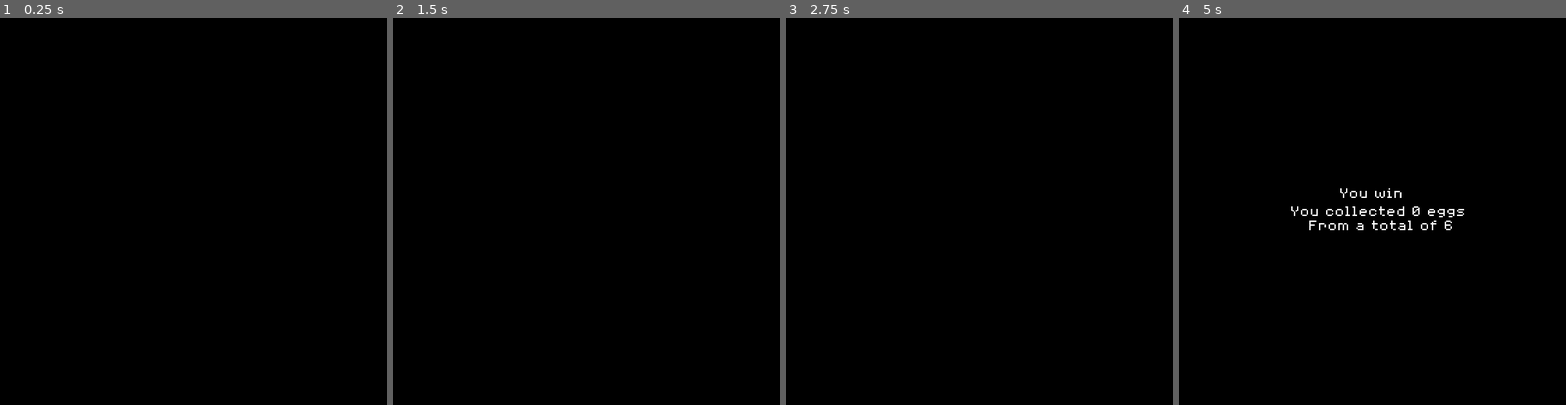
Above: before the commit, frames 1-4 (left to right).
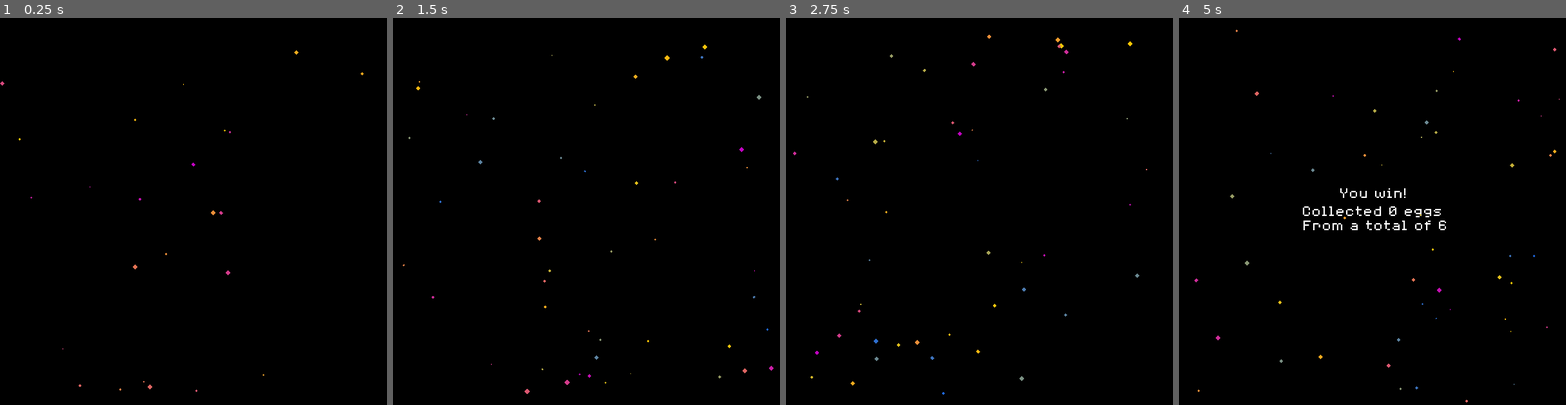
Above: after the commit, the same moments.

Repository: Morelatto/Galinha
Game: Godot game, scene res://Scenes/Stages/End.tscn
The game is run twice, just before and just after one commit, with the same random seed, the same clock (stepped at 60 frames per second) and the same inputs. This scene is started directly instead of the project's main scene. The engine's default icon, where the game draws it, is replaced by a stand-in: a white triangle on a blue panel in a dark square.
Inputs (mouse positions are in pixels of both pictures, inside the frame that each line leads up to):
- Up to frame 1 (0.25 s): no input
- Up to frame 2 (1.5 s): move the mouse to (671, 192) at 0.52 s; move the mouse to (509, 230) at 1.27 s
- Up to frame 3 (2.75 s): move the mouse to (1018, 126) at 2.02 s
- Up to frame 4 (5 s): move the mouse to (1353, 288) at 2.77 s; move the mouse to (1488, 269) at 3.52 s; move the mouse to (1256, 153) at 4.27 s

The runs differ from the first frame. In frame 1, less than 0.1% of the frame differs, in the area x 0-94%, y 8-97%; in frame 2, 0.2%; in frame 3, 0.2%; in frame 4, 1.2%, in the area x 4-99%, y 3-100%.

Commit message:
Added progress bar, particles on end and bigger title screen buttons.

Diff:
--- a/Scenes/Entities/Chicken.tscn
+++ b/Scenes/Entities/Chicken.tscn
@@ -97,6 +97,7 @@
 z_index = 6
 frames = SubResource( 14 )
 animation = "Idle"
+frame = 2
 playing = true
 
 [node name="CollisionHead" type="CollisionShape2D" parent="."]
--- a/Scenes/Entities/Egg.tscn
+++ b/Scenes/Entities/Egg.tscn
@@ -6,6 +6,7 @@
 [sub_resource type="RectangleShape2D" id=1]
 
 [node name="Egg" type="Node2D"]
+z_index = 3
 script = ExtResource( 2 )
 
 [node name="egg" type="Sprite" parent="."]
--- a/Scenes/Entities/Ghost.tscn
+++ b/Scenes/Entities/Ghost.tscn
@@ -148,7 +148,7 @@
 z_index = 10
 frames = SubResource( 5 )
 animation = "idle"
-frame = 5
+frame = 2
 playing = true
 
 [node name="AnimationPlayer" type="AnimationPlayer" parent="."]
--- a/Scenes/Stages/End.tscn
+++ b/Scenes/Stages/End.tscn
@@ -1,8 +1,28 @@
-[gd_scene load_steps=4 format=2]
+[gd_scene load_steps=7 format=2]
 
 [ext_resource path="res://icon.png" type="Texture" id=1]
 [ext_resource path="res://Scripts/Controllers/EndController.gd" type="Script" id=2]
 [ext_resource path="res://Resources/8bitdynamic.tres" type="DynamicFont" id=3]
+
+[sub_resource type="Gradient" id=1]
+offsets = PoolRealArray( 0, 0, 0.474359, 1 )
+colors = PoolColorArray( 1, 0, 0, 1, 0.760784, 0.0156863, 0.760784, 1, 1, 0.796078, 0, 1, 0.0666667, 0.384314, 0.929412, 1 )
+
+[sub_resource type="GradientTexture" id=2]
+gradient = SubResource( 1 )
+
+[sub_resource type="ParticlesMaterial" id=3]
+emission_shape = 2
+emission_box_extents = Vector3( 300, 300, 0 )
+flag_disable_z = true
+gravity = Vector3( 0, 98, 0 )
+orbit_velocity = 0.0
+orbit_velocity_random = 0.0
+angle = 45.0
+scale = 6.0
+scale_random = 1.0
+color_ramp = SubResource( 2 )
+hue_variation_random = 1.0
 
 [node name="End" type="Control"]
 script = ExtResource( 2 )
@@ -13,6 +33,9 @@
 [node name="Background" type="Control" parent="."]
 margin_right = 40.0
 margin_bottom = 40.0
+__meta__ = {
+"_edit_use_anchors_": false
+}
 
 [node name="Sprite" type="Sprite" parent="Background"]
 modulate = Color( 0, 0, 0, 1 )
@@ -27,19 +50,31 @@
 
 [node name="LabelWin" type="Label" parent="LabelWin"]
 custom_fonts/font = ExtResource( 3 )
-text = "You win"
+text = "You win!"
 __meta__ = {
 "_edit_use_anchors_": false
 }
 
 [node name="LabelWin2" type="Node2D" parent="."]
 visible = false
-position = Vector2( -128.15, -8.80075 )
+position = Vector2( -110, -8.801 )
 
 [node name="LabelWin" type="Label" parent="LabelWin2"]
 custom_fonts/font = ExtResource( 3 )
-text = "You collected X eggs
+text = "Collected X eggs
 From a total of X"
+align = 1
+__meta__ = {
+"_edit_use_anchors_": false
+}
+
+[node name="LabelWin3" type="Node2D" parent="."]
+visible = false
+position = Vector2( -120, 50 )
+
+[node name="LabelWin" type="Label" parent="LabelWin3"]
+custom_fonts/font = ExtResource( 3 )
+text = "Thanks for playing!"
 align = 1
 __meta__ = {
 "_edit_use_anchors_": false
@@ -47,3 +82,8 @@
 
 [node name="Camera2D" type="Camera2D" parent="."]
 current = true
+
+[node name="Particles2D" type="Particles2D" parent="."]
+amount = 50
+speed_scale = 2.0
+process_material = SubResource( 3 )
--- a/Scenes/Stages/Title2.tscn
+++ b/Scenes/Stages/Title2.tscn
@@ -92,7 +92,7 @@
 "times": PoolRealArray( 10, 11 ),
 "transitions": PoolRealArray( 1, 1 ),
 "update": 0,
-"values": [ Vector2( 260, 600 ), Vector2( 260, 300 ) ]
+"values": [ Vector2( 245, 600 ), Vector2( 245, 300 ) ]
 }
 tracks/6/type = "value"
 tracks/6/path = NodePath("Title:rect_position")
@@ -233,10 +233,10 @@
 playback/repeat = true
 
 [node name="Buttons" type="Control" parent="."]
-margin_left = 260.0
+margin_left = 245.0
 margin_top = 600.0
-margin_right = 360.0
-margin_bottom = 765.0
+margin_right = 375.0
+margin_bottom = 815.0
 __meta__ = {
 "_edit_group_": true,
 "_edit_use_anchors_": false
@@ -245,7 +245,7 @@
 [node name="TextureRect" type="TextureRect" parent="Buttons"]
 margin_right = 64.0
 margin_bottom = 109.0
-rect_scale = Vector2( 1.5, 1.5 )
+rect_scale = Vector2( 2, 2 )
 texture = ExtResource( 6 )
 __meta__ = {
 "_edit_use_anchors_": false
--- a/Scenes/Stages/World_0.tscn
+++ b/Scenes/Stages/World_0.tscn
@@ -19,9 +19,6 @@
 [sub_resource type="RectangleShape2D" id=2]
 extents = Vector2( 10, 174.239 )
 
-[sub_resource type="RectangleShape2D" id=3]
-extents = Vector2( 74.1688, 55.9792 )
-
 [node name="World" type="Node2D"]
 
 [node name="UILayer" parent="." instance=ExtResource( 8 )]
@@ -34,12 +31,11 @@
 position = Vector2( 0, -104 )
 
 [node name="CaveTileMap" type="TileMap" parent="Map"]
-z_index = 5
 tile_set = ExtResource( 3 )
 cell_size = Vector2( 16, 16 )
 collision_friction = 0.6
 format = 1
-tile_data = PoolIntArray( -12845053, 1, 0, -12845025, 1, 0,  …(26793 unchanged characters)… 65538, -6881279, 1, 65536, -6881278, 1, 65539, -6881277, 1, 1, -6881276, 1, 1, -6881275, 1, 2, -6881269, 1, 65536, -6881268, 1, 3, -6 …(38108 unchanged characters)…
+tile_data = PoolIntArray( -12845053, 1, 0, -12845025, 1, 0,  …(26793 unchanged characters)… 65538, -6881279, 1, 65536, -6881278, 1, 131074, -6881269, 1, 65536, -6881268, 1, 3, -6 …(38108 unchanged characters)…
 
 [node name="RopeTileMap" parent="Map" instance=ExtResource( 5 )]
 tile_data = PoolIntArray( -12845052, 5, 0, -12845051, 4, 0, -12845050, 4, 0, -12845049, 4, 0, -12845048, 4, 0, -1284504 …(1368 unchanged characters)…
@@ -58,7 +54,7 @@
 cell_size = Vector2( 16, 16 )
 collision_friction = 0.9
 format = 1
-tile_data = PoolIntArray( -14090242, 0, 0, -14090241, 0, 2,  …(44408 unchanged characters)… 6, -2621441, 0, 65537, -2686976, 0, 65537, -2686975, 0, 65537, -2686974, 0, 65538 …(33773 unchanged characters)…
+tile_data = PoolIntArray( -14090242, 0, 0, -14090241, 0, 2,  …(44408 unchanged characters)… 6, -2621441, 0, 65537, -2686976, 0, 65539, -2686975, 0, 65537, -2686974, 0, 65538 …(33773 unchanged characters)…
 
 [node name="GrassTreeTileMap" type="TileMap" parent="Map"]
 z_index = 5
@@ -76,7 +72,7 @@
 position = Vector2( -64, -88 )
 
 [node name="Chicken" parent="." instance=ExtResource( 1 )]
-position = Vector2( 65.5859, 149.514 )
+position = Vector2( 41.3306, -3020.72 )
 
 [node name="Entities" type="Node2D" parent="."]
 
@@ -104,9 +100,9 @@
 mass = 3.0
 script = ExtResource( 12 )
 
-[node name="CollisionShape2D" type="CollisionShape2D" parent="Entities/Final/House/HouseBody"]
-position = Vector2( -18.9898, -32.5 )
-shape = SubResource( 3 )
+[node name="CollisionShape2D" type="CollisionPolygon2D" parent="Entities/Final/House/HouseBody"]
+position = Vector2( -16.3076, -15.1418 )
+polygon = PoolVector2Array( -70.0713, 47.1121, -69.9674, 3.7854, -76.9263, 3.90137, -76.6943, -3.63745, -73.9108, -3.40552, -73.6788, -28.3416, -82.7254, -28.5737, -86.901, -32.8628, -38.5361, -73.3403, 31.8653, -73.5703, 80.462, -33.0938, 77.0986, -28.1067, 71.2994, -28.1067, 71.5314, -3.17065, 73.0392, -3.17065, 73.2711, 3.5564, 66.4281, 3.90454, 66.892, 47.3984 )
 
 [node name="cabin" type="Sprite" parent="Entities/Final/House/HouseBody"]
 position = Vector2( -19.1244, -27.4275 )
--- a/Scenes/UI.tscn
+++ b/Scenes/UI.tscn
@@ -1,8 +1,11 @@
-[gd_scene load_steps=5 format=2]
+[gd_scene load_steps=8 format=2]
 
 [ext_resource path="res://Resources/8bitfont.ttf" type="DynamicFontData" id=1]
 [ext_resource path="res://Sprites/egg.png" type="Texture" id=2]
 [ext_resource path="res://Scripts/Controllers/UIController.gd" type="Script" id=3]
+[ext_resource path="res://Sprites/chicken_ui.png" type="Texture" id=4]
+[ext_resource path="res://Sprites/rope.png" type="Texture" id=5]
+[ext_resource path="res://Sprites/house.png" type="Texture" id=6]
 
 [sub_resource type="DynamicFont" id=1]
 size = 30
@@ -36,3 +39,57 @@
 __meta__ = {
 "_edit_use_anchors_": false
 }
+
+[node name="ProgressBar" type="ColorRect" parent="UI"]
+margin_left = 290.0
+margin_top = 564.0
+margin_right = 582.0
+margin_bottom = 592.0
+color = Color( 0.105882, 0.611765, 0.290196, 0.415686 )
+__meta__ = {
+"_edit_use_anchors_": false
+}
+
+[node name="ChickenUI" type="Sprite" parent="UI/ProgressBar"]
+position = Vector2( 15.9354, 13.0816 )
+rotation = 0.523599
+scale = Vector2( 1.1399, 1.11591 )
+z_index = 1
+texture = ExtResource( 4 )
+
+[node name="Stages" type="Node2D" parent="UI/ProgressBar"]
+
+[node name="rope" type="Sprite" parent="UI/ProgressBar/Stages"]
+position = Vector2( 64, 14 )
+rotation = -1.5708
+scale = Vector2( 1.2, 1 )
+texture = ExtResource( 5 )
+
+[node name="rope2" type="Sprite" parent="UI/ProgressBar/Stages"]
+position = Vector2( 106.41, 14 )
+rotation = -1.5708
+scale = Vector2( 1.2, 1 )
+texture = ExtResource( 5 )
+
+[node name="rope3" type="Sprite" parent="UI/ProgressBar/Stages"]
+position = Vector2( 146.923, 14 )
+rotation = -1.5708
+scale = Vector2( 1.2, 1 )
+texture = ExtResource( 5 )
+
+[node name="rope4" type="Sprite" parent="UI/ProgressBar/Stages"]
+position = Vector2( 187.837, 14 )
+rotation = -1.5708
+scale = Vector2( 1.2, 1 )
+texture = ExtResource( 5 )
+
+[node name="rope5" type="Sprite" parent="UI/ProgressBar/Stages"]
+position = Vector2( 237.361, 14 )
+rotation = -1.5708
+scale = Vector2( 1.2, 1 )
+texture = ExtResource( 5 )
+
+[node name="house" type="Sprite" parent="UI/ProgressBar/Stages"]
+position = Vector2( 280.165, 14 )
+scale = Vector2( 1.73422, 2.01268 )
+texture = ExtResource( 6 )
--- a/Scripts/Checkpoint.gd
+++ b/Scripts/Checkpoint.gd
@@ -9,6 +9,8 @@
 
 var is_triggered = false
 var converted_position = Vector2()
+
+signal advanced_level
 
 func _ready():
 	converted_position = map.to_global(position)
@@ -24,3 +26,4 @@
 	collisionShape.disabled = false
 	chicken.checkpoint = self
 	is_triggered = true
+	emit_signal("advanced_level")
--- a/Scripts/Controllers/EndController.gd
+++ b/Scripts/Controllers/EndController.gd
@@ -7,6 +7,7 @@
 
 onready var first_text = get_child(1)
 onready var second_text = get_child(2)
+onready var third_text = get_child(3)
 var title = load("res://Scenes/Stages/Title2.tscn")
 
 var eggs_text = ""
@@ -21,8 +22,10 @@
 		first_text.show()
 	if !shown_second_text and timeCounter > 5:
 		shown_second_text = true
-		eggs_text = str("You collected ", str(eggs_saved), " eggs \nFrom a total of ", str(eggs_total))
+		eggs_text = str("Collected ", str(eggs_saved), " eggs \nFrom a total of ", str(eggs_total))
 		second_text.get_child(0).set_text(eggs_text)
 		second_text.show()
+	if timeCounter > 8:
+		third_text.show()
 	if timeCounter > 20:
 		get_tree().change_scene_to(title)
--- a/Scripts/Controllers/UIController.gd
+++ b/Scripts/Controllers/UIController.gd
@@ -1,10 +1,21 @@
 extends Node2D
 
 onready var egg_text = get_child(0).get_child(0).get_child(0)
+onready var chicken_ui = $UI/ProgressBar/ChickenUI
 
 var egg_quantity = 0
+var stages = []
+
+func _ready():
+	for stage in $UI/ProgressBar/Stages.get_children():
+		stages.append(stage)
 
 func add_egg():
 	egg_quantity += 1
 	egg_text.set_text(str("x", egg_quantity))
 	Globals.eggs_collected = egg_quantity
+
+
+func _on_advanced_level():
+	var node = stages.pop_front()
+	chicken_ui.global_position.x = node.global_position.x
--- a/Scripts/RopeTileMap.gd
+++ b/Scripts/RopeTileMap.gd
@@ -3,6 +3,7 @@
 const ROPE_TILE_NAME = "Rope"
 const ROPE = preload("res://Scenes/Entities/Rope.tscn")
 
+onready var ui = get_parent().get_parent().find_node("UILayer")
 
 func _ready():
 	var height = null
@@ -22,4 +23,5 @@
 func add_new_checkpoint(tiles, height):
 	var rope = ROPE.instance()
 	rope.position = map_to_world(tiles[((len(tiles))/2)])+cell_size/2
+	rope.connect("advanced_level", ui, "_on_advanced_level")
 	add_child(rope)
--- a/Scripts/TitleScreen.gd
+++ b/Scripts/TitleScreen.gd
@@ -7,6 +7,8 @@
 onready var skip_tween = $SkipButton/Tween
 
 func _ready():
+	# just in case the player finished the game and is returning to the title screen
+	Input.set_mouse_mode(Input.MOUSE_MODE_VISIBLE)
 	animation.play("StoryScroll")
 	skip_tween.interpolate_property(skip, "modulate", Color(1, 1, 1, 0.5), Color(1, 1, 1, 0), 2, Tween.TRANS_LINEAR, Tween.EASE_IN)
 	skip_tween.start()
--- a/project.godot
+++ b/project.godot
@@ -55,7 +55,6 @@
 [display]
 
 window/size/width=600
-window/size/resizable=false
 window/stretch/mode="2d"
 window/stretch/aspect="keep"
 
Not shown: 1 places in Scenes/Stages/World_0.tscn that only renumber resources
